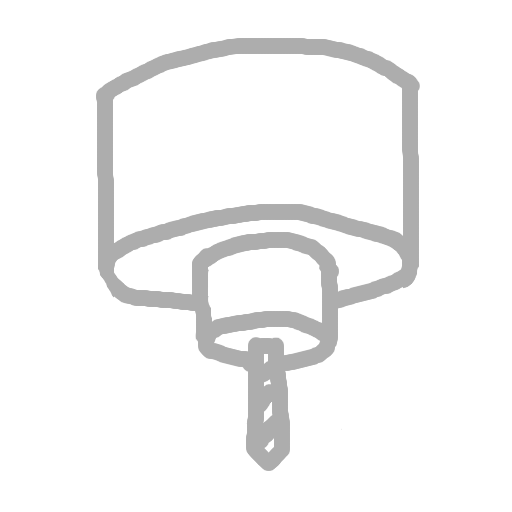
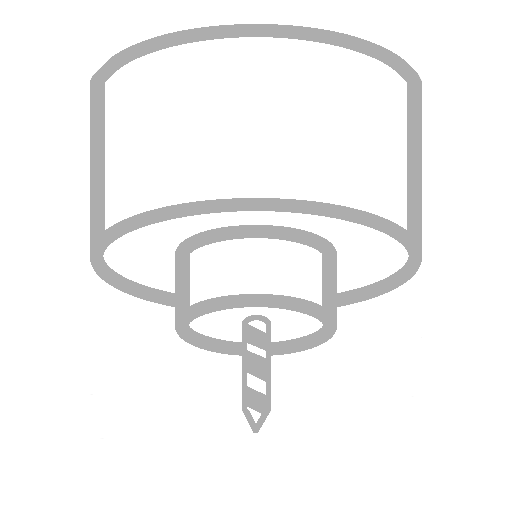
Layers edited between the first and the second w=512, h=512 image:
added layer "Layer #4" above "Layer #3" over [229, 294, 271, 433]
added layer "Layer #3" above "Layer #2" over [175, 225, 337, 356]
added layer "Layer #2" above "Layer" over [90, 24, 422, 439]
hid "Layer" over [96, 38, 420, 471]
hid "Layer #1" over [105, 44, 410, 471]
